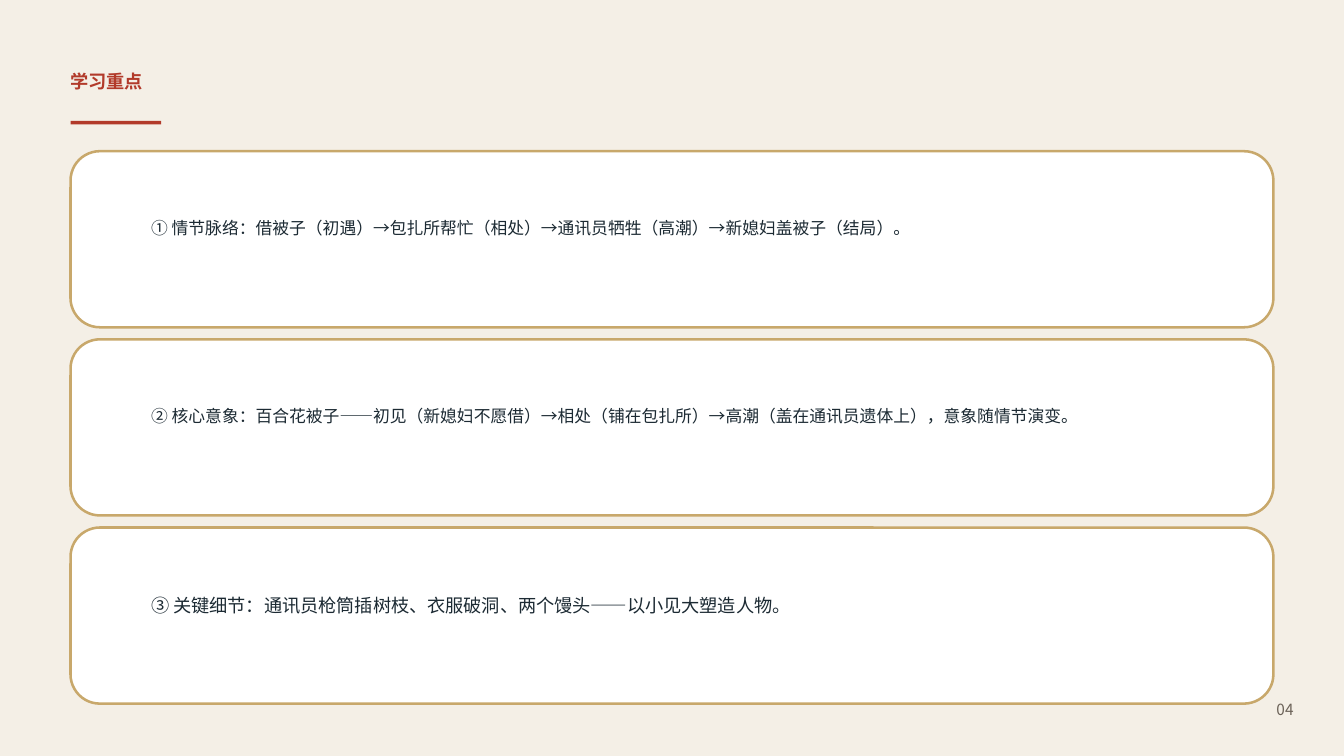
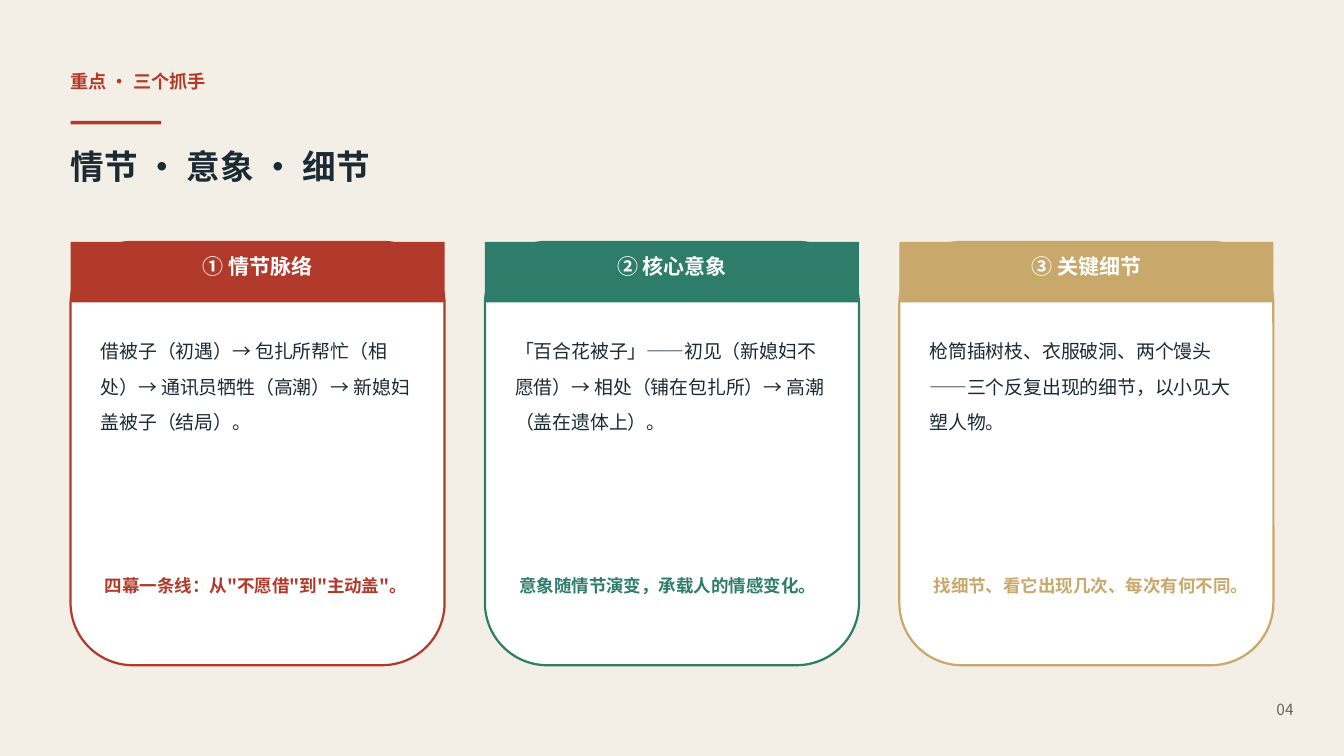
Before and after one commit to katarakinkim-arch/english-lesson-miniprogram, a slide deck: slide 4 of preview_v7/cn/l-cn-bs-u1-4.pptx. Drawn at 1344x756 pixels with LibreOffice and Linux fonts; fonts in the diff are those of the drawing. Boxes give left, top, right and bottom in pixels: in the first picture for what was removed or moved away, otherwise in the second. Text is boxed around its words. In the diff, an @@ line names an element or a change of style, - is before the commit and + after.

Commit message:
fine: 语文 必修上 第一单元 u1-4《百合花》精细化课堂PPTX（四层审计全PASS）

```diff
--- a/preview_v7/cn/l-cn-bs-u1-4.pptx
+++ b/preview_v7/cn/l-cn-bs-u1-4.pptx
@@ text at (x1=71, y1=72, x2=206, y2=90): text changed @@
-学习重点
+重点 · 三个抓手
@@ rounded rectangle removed at (x1=71, y1=151, x2=1273, y2=328) @@
@@ text added at (x1=71, y1=150, x2=370, y2=182), 24 pt, text #1C2A33, bold @@
+情节 · 意象 · 细节
@@ rounded rectangle added at (x1=71, y1=242, x2=445, y2=665), fill #FFFFFF, outline #B23A2A 1.6 pt @@
@@ rectangle added at (x1=71, y1=242, x2=445, y2=302), fill #B23A2A @@
@@ text added at (x1=203, y1=256, x2=312, y2=276), 15 pt, text #FFFFFF, bold @@
+① 情节脉络
@@ rounded rectangle added at (x1=485, y1=242, x2=859, y2=665), fill #FFFFFF, outline #2E7D6B 1.6 pt @@
@@ rectangle added at (x1=485, y1=242, x2=859, y2=302), fill #2E7D6B @@
@@ text added at (x1=617, y1=256, x2=727, y2=276), 15 pt, text #FFFFFF, bold @@
+② 核心意象
@@ rounded rectangle added at (x1=899, y1=242, x2=1273, y2=665), fill #FFFFFF, outline #C8A86B 1.6 pt @@
@@ rectangle added at (x1=899, y1=242, x2=1273, y2=302), fill #C8A86B @@
@@ text added at (x1=1031, y1=256, x2=1141, y2=276), 15 pt, text #FFFFFF, bold @@
+③ 关键细节
@@ rounded rectangle removed at (x1=71, y1=340, x2=1273, y2=516) @@
@@ text at (x1=101, y1=342, x2=410, y2=431): text changed; size 12 to 13.5 pt @@
-① 情节脉络：借被子（初遇）→包扎所帮忙（相处）→通讯员牺牲（高潮）→新媳妇盖被子（结局）。
+借被子（初遇）→ 包扎所帮忙（相处）→ 通讯员牺牲（高潮）→ 新媳妇盖被子（结局）。
@@ text at (x1=515, y1=342, x2=825, y2=431): text changed; size 12 to 13.5 pt @@
-② 核心意象：百合花被子——初见（新媳妇不愿借）→相处（铺在包扎所）→高潮（盖在通讯员遗体上），意象随情节演变。
+「百合花被子」——初见（新媳妇不愿借）→ 相处（铺在包扎所）→ 高潮（盖在遗体上）。
@@ text at (x1=930, y1=342, x2=1231, y2=431): text changed; size 13 to 13.5 pt @@
-③ 关键细节：通讯员枪筒插树枝、衣服破洞、两个馒头——以小见大塑造人物。
+枪筒插树枝、衣服破洞、两个馒头——三个反复出现的细节，以小见大塑人物。
@@ rounded rectangle removed at (x1=71, y1=527, x2=1273, y2=704) @@
@@ text added at (x1=105, y1=577, x2=407, y2=594), 12.5 pt, text #B23A2A, bold @@
+四幕一条线：从"不愿借"到"主动盖"。
@@ text added at (x1=519, y1=577, x2=816, y2=595), 12.5 pt, text #2E7D6B, bold @@
+意象随情节演变，承载人的情感变化。
@@ text added at (x1=933, y1=577, x2=1248, y2=594), 12.5 pt, text #C8A86B, bold @@
+找细节、看它出现几次、每次有何不同。
```
Also in this commit, not shown: 4 other slides changed, 4 slides added, 4 slides removed, 2 other files.
